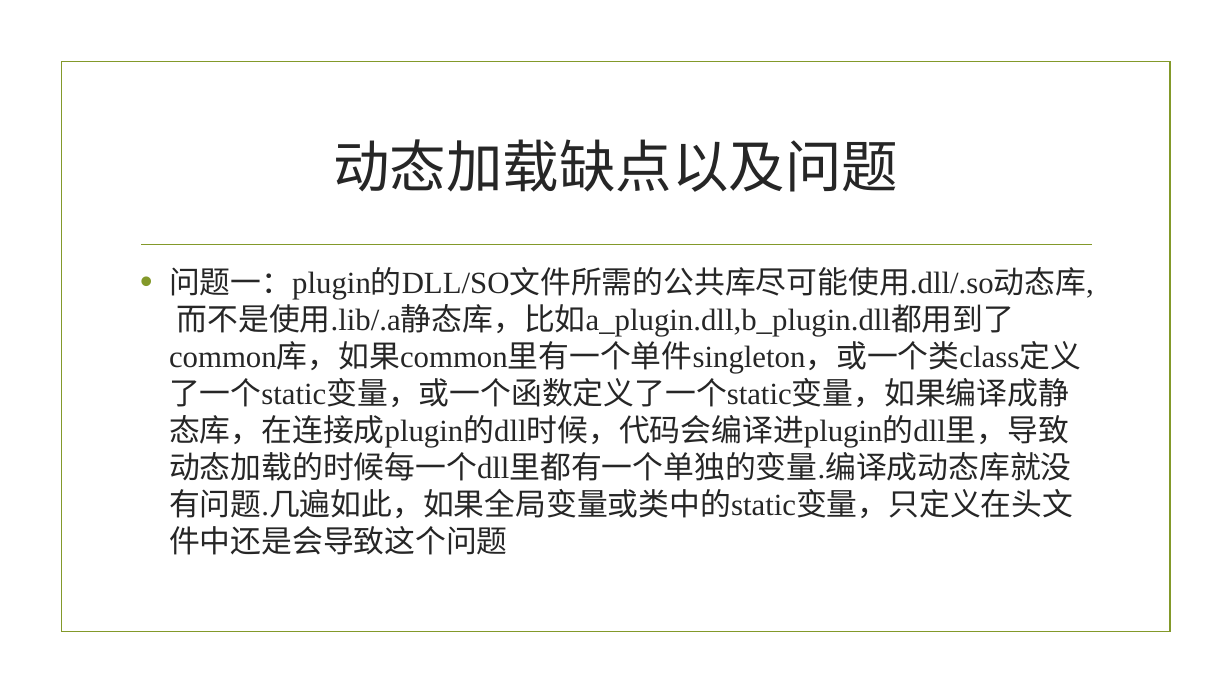
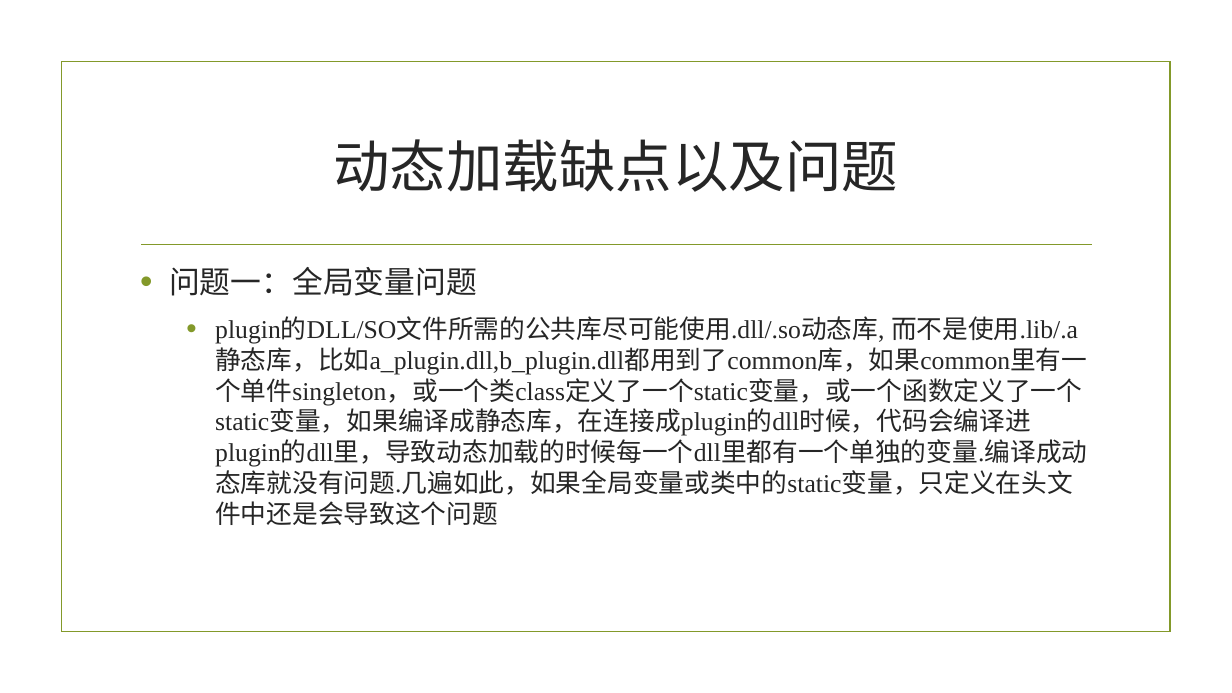
Before and after one commit to blizmax/StaticNFrame, a slide deck: slide 9 of C++动态加载文档.pptx. Drawn at 1232x693 pixels with LibreOffice and Linux fonts; fonts in the diff are those of the drawing; background and template pictures are left out. Boxes give left, top, right and bottom in pixels: in the first picture for what was removed or moved away, otherwise in the second. Text is boxed around its words. In the diff, an @@ line names an element or a change of style, - is before the commit and + after.

```diff
--- a/C++动态加载文档.pptx
+++ b/C++动态加载文档.pptx
@@ text at (169, 267, 1087, 525): text changed; size 24 to 20 pt @@
-• 问题一：plugin的DLL/SO文件所需的公共库尽可能使用.dll/.so动态库, 而不是使用.lib/.a静态库，比如a_plugin.dll,b_plugin.dll都用到了common库，如果common里有一个单件singleton，或一个类class定义了一个static变量，或一个函数定义了一个static变量，如果编译成静态库，在连接成plugin的dll时候，代码会编译进plugin的dll里，导致动态加载的时候每一个dll里都有一个单独的变量.编译成动态库就没有问题.几遍如此，如果全局变量或类中的static变量，只定义在头文件中还是会导致这个问题
+• 问题一：全局变量问题
+  • plugin的DLL/SO文件所需的公共库尽可能使用.dll/.so动态库, 而不是使用.lib/.a静态库，比如a_plugin.dll,b_plugin.dll都用到了common库，如果common里有一个单件singleton，或一个类class定义了一个static变量，或一个函数定义了一个static变量，如果编译成静态库，在连接成plugin的dll时候，代码会编译进plugin的dll里，导致动态加载的时候每一个dll里都有一个单独的变量.编译成动态库就没有问题.几遍如此，如果全局变量或类中的static变量，只定义在头文件中还是会导致这个问题
```
Also in this commit, not shown: 10 other files.
